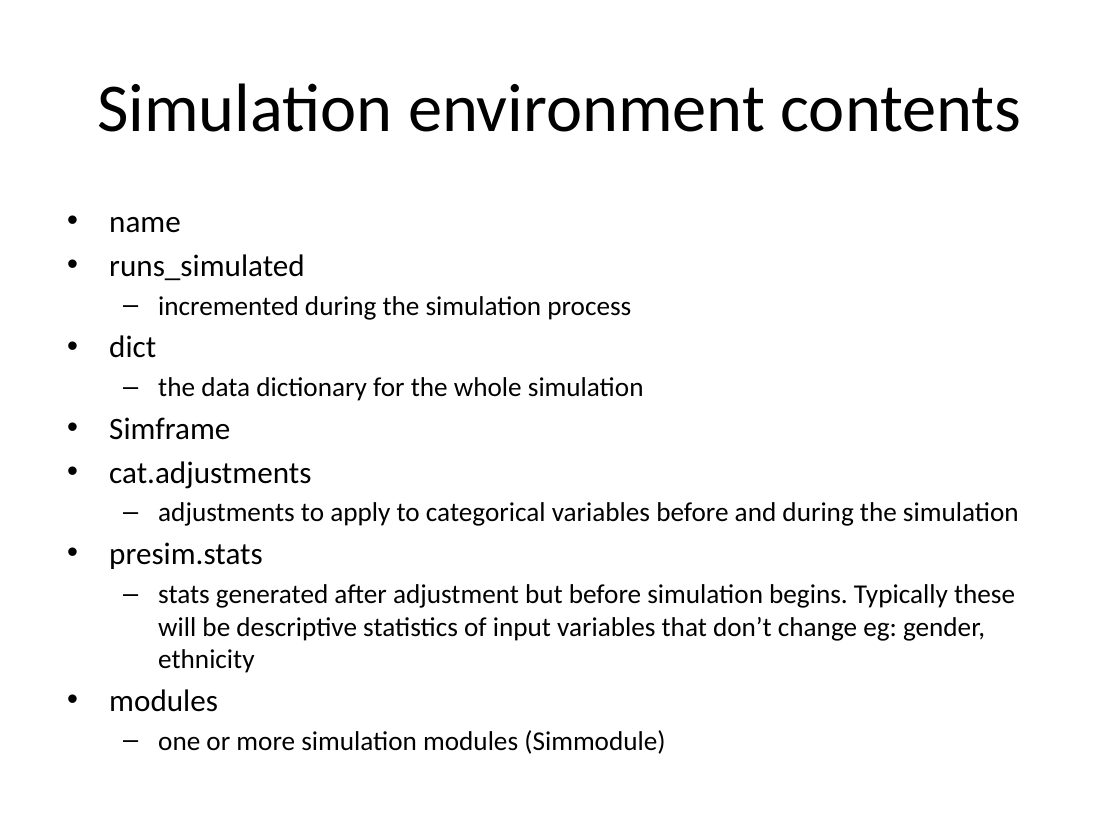
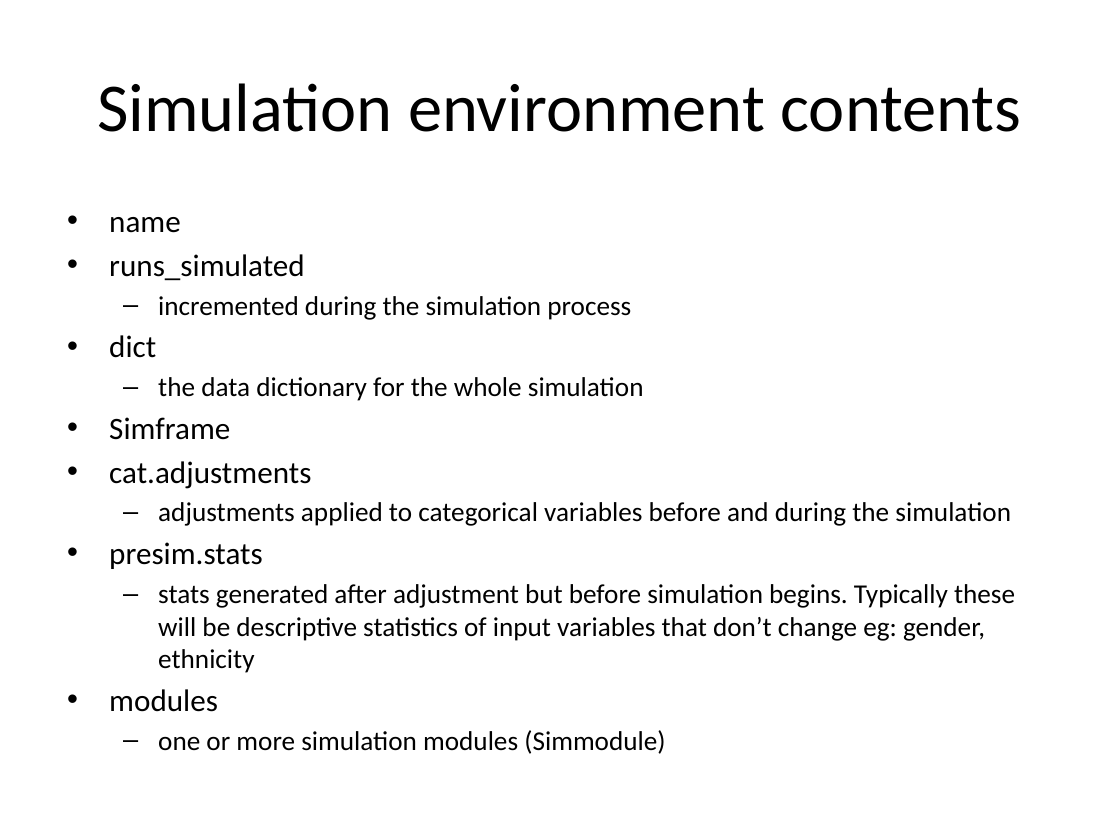
Before and after one commit to compassresearchcentre/simario, a slide deck: slide 6 of docs/Simar overview.pptx. Drawn at 1120x840 pixels with LibreOffice and Linux fonts; fonts in the diff are those of the drawing. Boxes give left, top, right and bottom in pixels: in the first picture for what was removed or moved away, otherwise in the second. Text is boxed around its words. In the diff, an @@ line names an element or a change of style, - is before the commit and + after.

```diff
--- a/docs/Simar overview.pptx
+++ b/docs/Simar overview.pptx
@@ text at <box>158,502,1011,526</box>: text changed @@
-  – adjustments to apply to categorical variables before and during the simulation
+  – adjustments applied to categorical variables before and during the simulation
```
Also in this commit, not shown: 2 other slides changed, 2 slides added, 14 other files.
